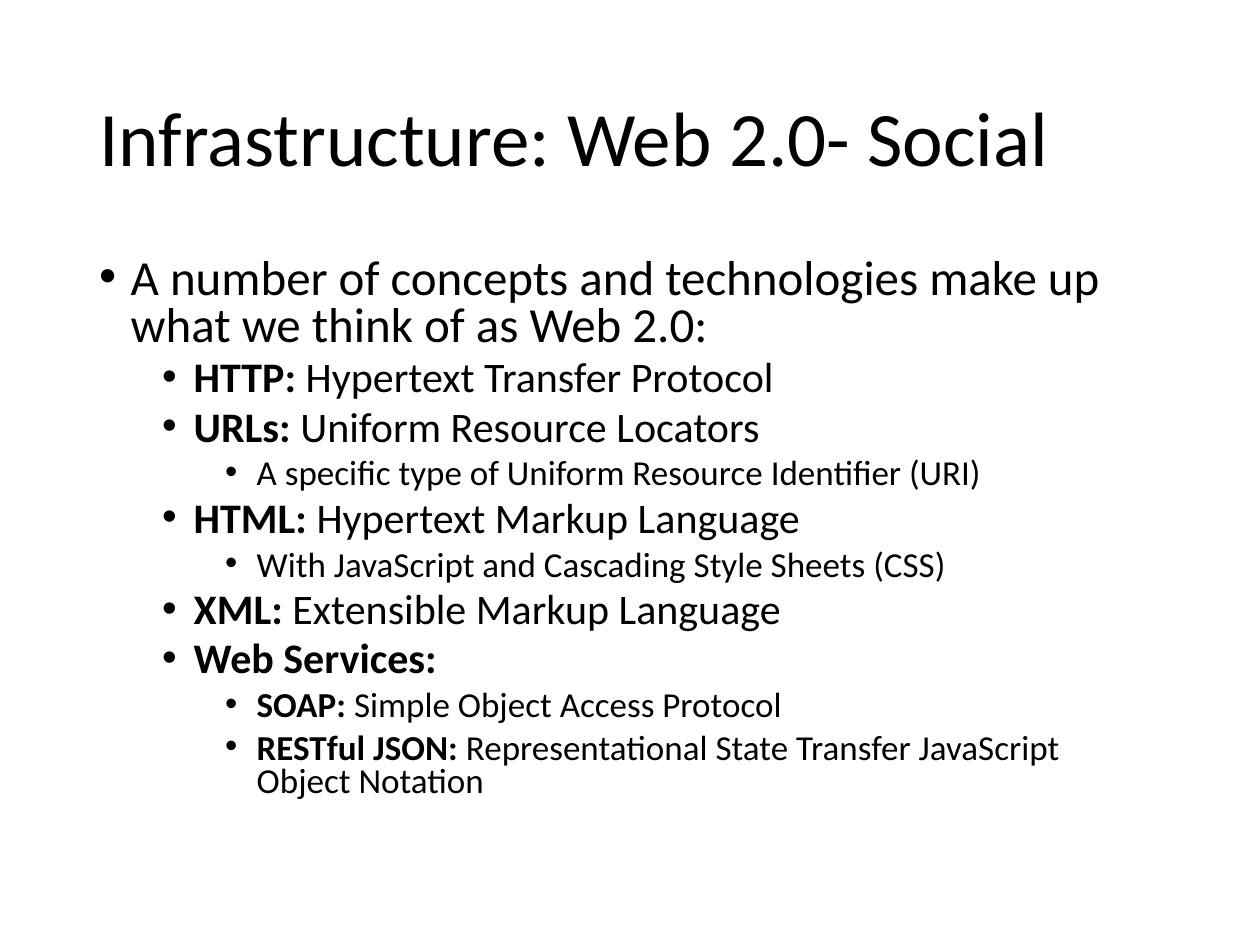
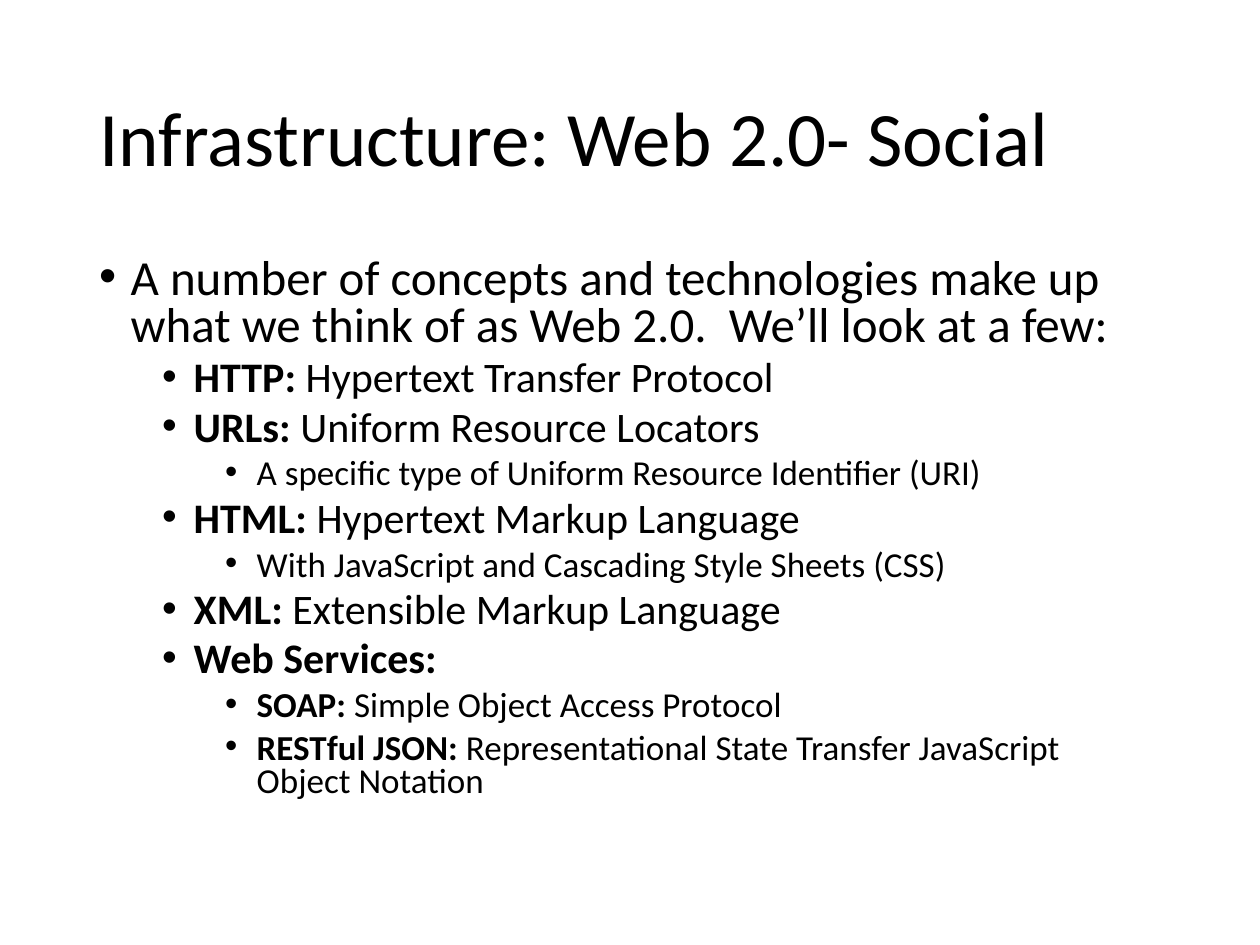
Before and after one commit to colinbellCA/1161.cs330-uwaterloo-sematic_analytics, a slide deck: slide 9 of 1161.cs330-social_graphs_and_semantic_analytics.pptx (slide 8 before the commit). Drawn at 1260x945 pixels with LibreOffice and Linux fonts; fonts in the diff are those of the drawing. Boxes give left, top, right and bottom in pixels: in the first picture for what was removed or moved away, otherwise in the second. Text is boxed around its words. In the diff, an @@ line names an element or a change of style, - is before the commit and + after.

```diff
--- a/1161.cs330-social_graphs_and_semantic_analytics.pptx
+++ b/1161.cs330-social_graphs_and_semantic_analytics.pptx
@@ text at (x1=131, y1=261, x2=1108, y2=343): text changed @@
-• A number of concepts and technologies make up what we think of as Web 2.0:
+• A number of concepts and technologies make up what we think of as Web 2.0. We’ll look at a few:
```
Also in this commit, not shown: 8 other slides changed, 9 slides added, 3 other files.
